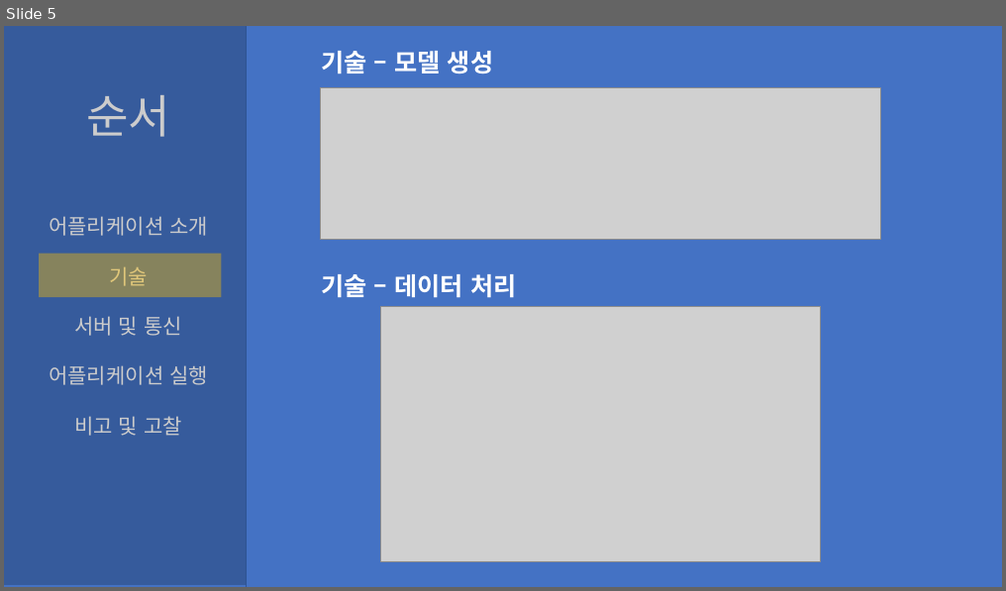
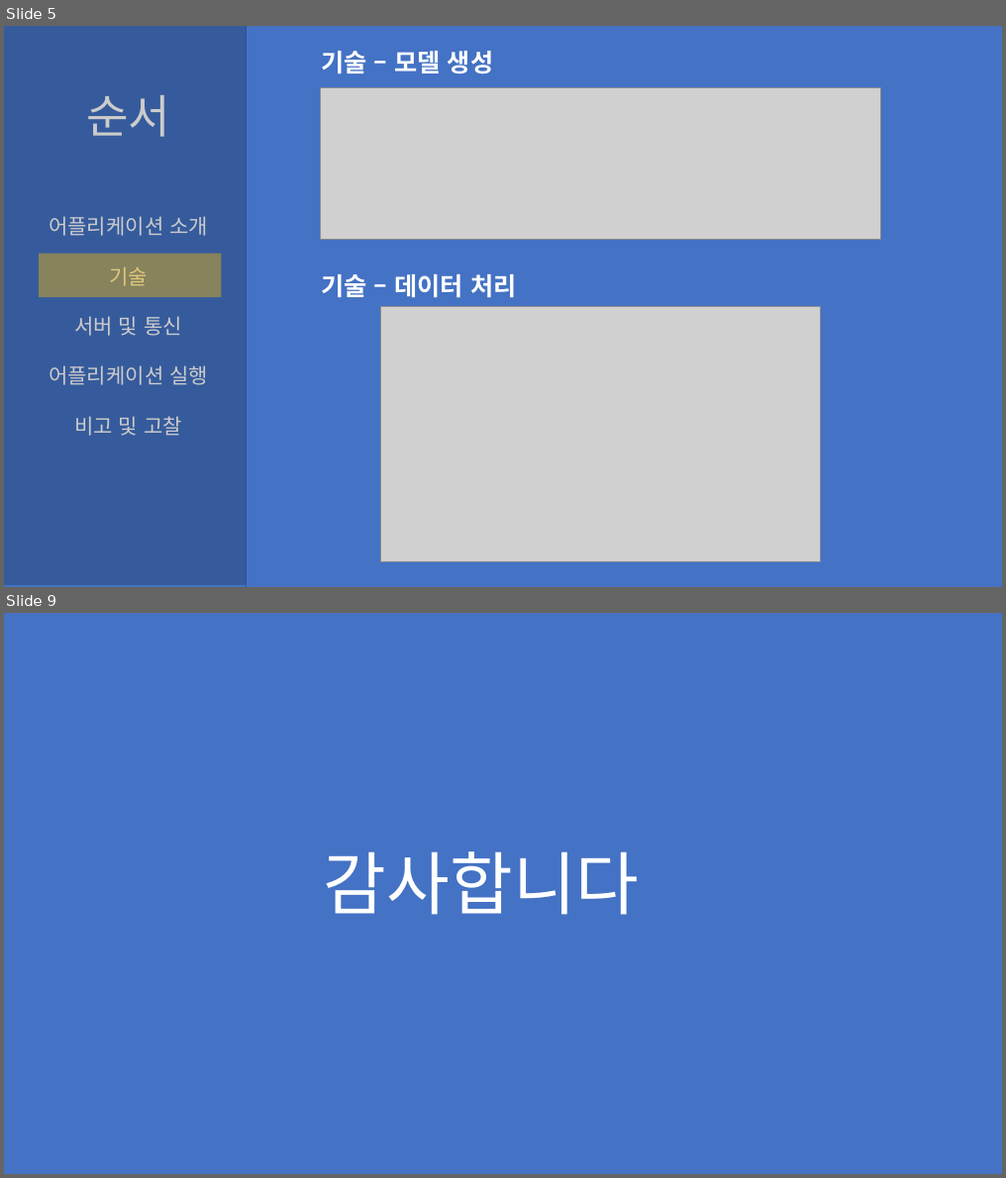
Before and after one commit to S-Hun/Open_Source_Group3, a slide deck: Report#07/오픈소스전문프로젝트 최종 결과 보고.pptx. Shown one above the other, each under a label of ours: slide 5 before the commit, slides 5 and 9 after it; the slides between them are not shown. The pictures are 1006x591 and 1006x1178 pixels, drawn with LibreOffice and Linux fonts; fonts in the diff are those of the drawing; grey boxes stand for pictures. Boxes give left, top, right and bottom in pixels: in the first picture for what was removed or moved away, otherwise in the second. Text is boxed around its words. In the diff, an @@ line names an element or a change of style, - is before the commit and + after.

```diff
--- a/Report#07/오픈소스전문프로젝트 최종 결과 보고.pptx
+++ b/Report#07/오픈소스전문프로젝트 최종 결과 보고.pptx
@@ slide 9 added at (4,613,1002,1174), background #4472C4 @@
@@ text added at (324,852,640,915), 66 pt, text #FFFFFF @@
+감사합니다
```
Also in this commit, not shown: 3 slides changed, 2 other files.
